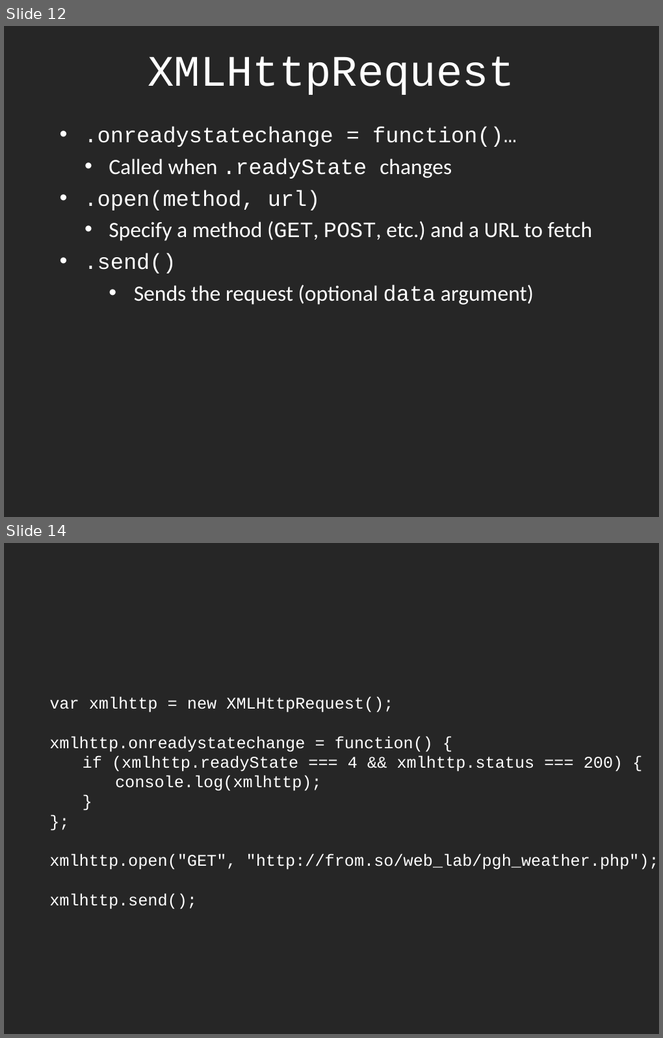
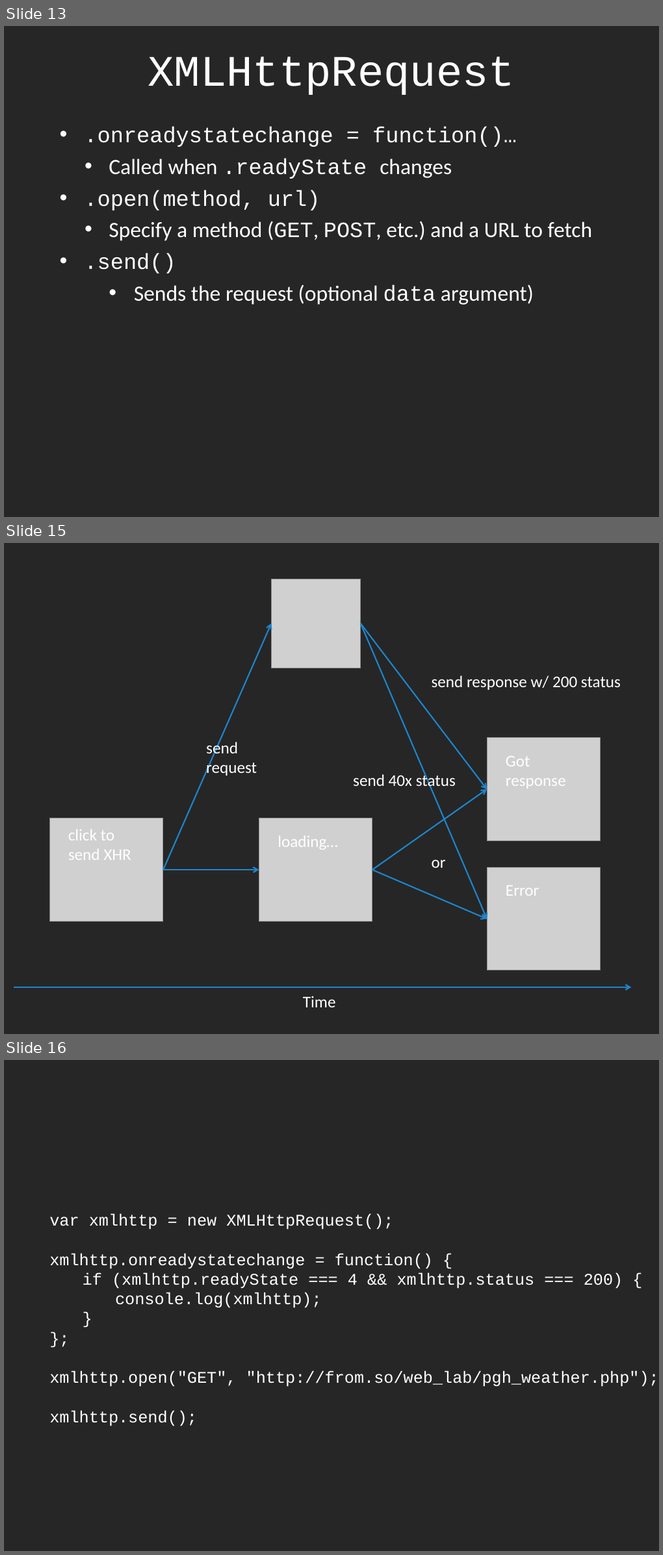
Before and after one commit to dantasse/ssuiweb2014, a slide deck: week08/week08.pptx. Shown one above the other, each under a label of ours: slides 12 and 14 before the commit, slides 13, 15 and 16 after it; the slides between them are not shown. The pictures are 663x1038 and 663x1555 pixels, drawn with LibreOffice and Linux fonts; fonts in the diff are those of the drawing; grey boxes stand for pictures. Boxes give left, top, right and bottom in pixels: in the first picture for what was removed or moved away, otherwise in the second. Text is boxed around its words. In the diff, an @@ line names an element or a change of style, - is before the commit and + after.

```diff
--- a/week08/week08.pptx
+++ b/week08/week08.pptx
@@ slide 15 added at [4, 543, 659, 1034], background #262626 @@
@@ picture added at [271, 579, 360, 668] @@
@@ arrow added from (163, 870) to (271, 624), #1D86CD 1.5 pt @@
@@ arrow added from (360, 624) to (487, 789), #1D86CD 1.5 pt @@
@@ arrow added from (360, 624) to (487, 919), #1D86CD 1.5 pt @@
@@ text added at [432, 676, 621, 690], 18 pt, text #FFFFFF @@
+send response w/ 200 status
@@ picture added at [487, 737, 600, 841] @@
@@ text added at [206, 740, 257, 776], 18 pt, text #FFFFFF @@
+send
+request
@@ text added at [506, 756, 566, 789], 18 pt, text #FFFFFF @@
+Got
+response
@@ text added at [353, 773, 456, 791], 18 pt, text #FFFFFF @@
+send 40x status
@@ arrow added from (372, 870) to (487, 789), #1D86CD 1.5 pt @@
@@ picture added at [50, 818, 163, 921] @@
@@ text added at [68, 830, 131, 860], 18 pt, text #FFFFFF @@
+click to
+send XHR
@@ picture added at [259, 818, 372, 921] @@
@@ text added at [278, 836, 338, 850], 18 pt, text #FFFFFF @@
+loading…
@@ arrow added from (163, 870) to (259, 870), #1D86CD 1.5 pt @@
@@ arrow added from (372, 870) to (487, 919), #1D86CD 1.5 pt @@
@@ text added at [432, 860, 446, 868], 18 pt, text #FFFFFF @@
+or
@@ picture added at [487, 867, 600, 970] @@
@@ text added at [506, 886, 539, 896], 18 pt, text #FFFFFF @@
+Error
@@ arrow added from (13, 988) to (632, 988), #1D86CD 1.5 pt @@
@@ text added at [303, 996, 336, 1008], 18 pt, text #FFFFFF @@
+Time
@@ what was slide 12 is now slide 13 @@
@@ what was slide 14 is now slide 16 @@
```
Also in this commit, not shown: 3 slides changed, 1 other slide added.
